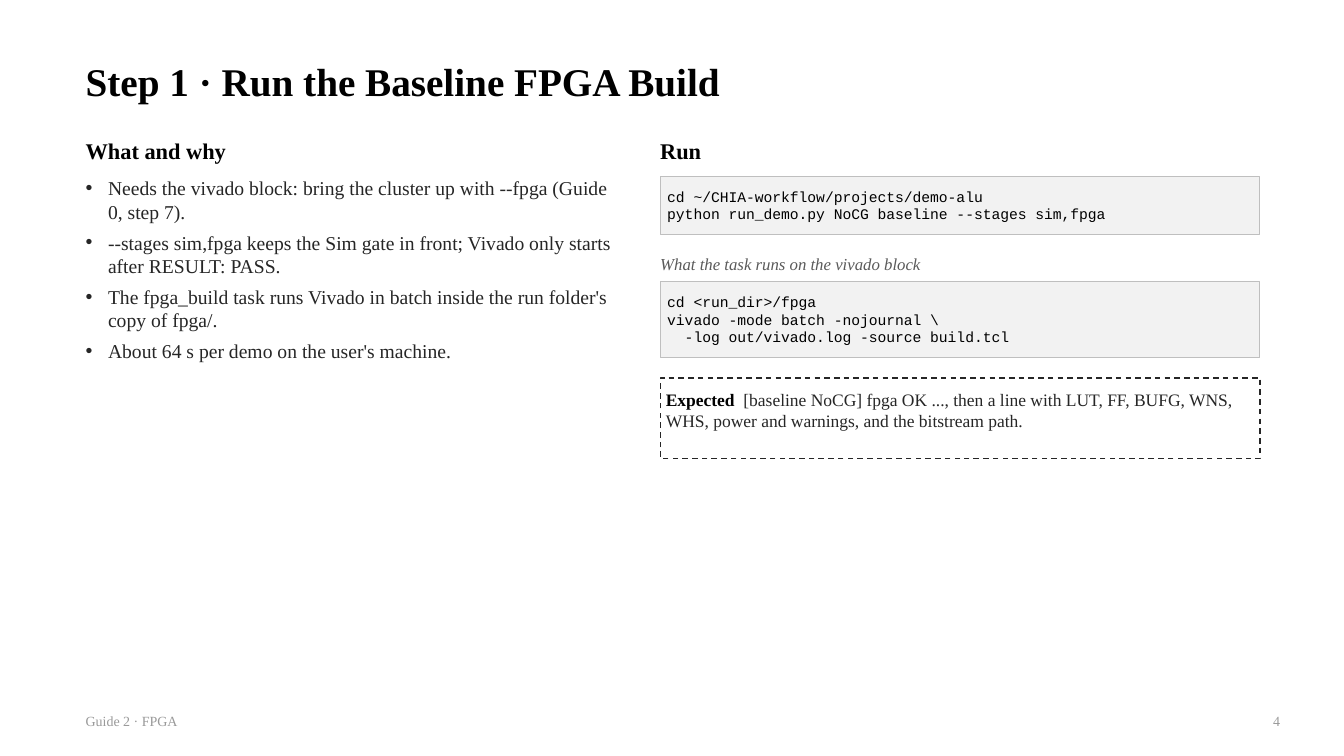
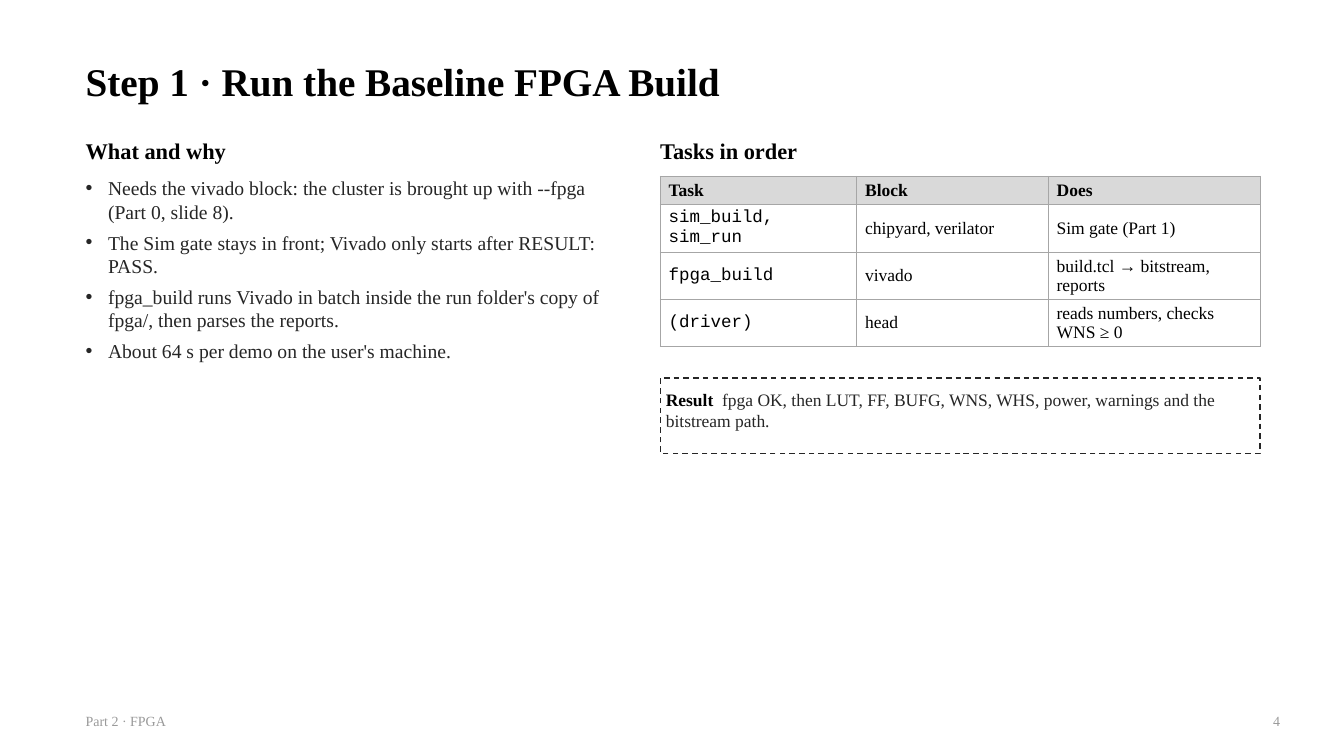
Before and after one commit to chipchip-tech/CHIA-workflow, a slide deck: slide 4 of projects/demo-alu/report/guides/2_FPGA.pptx. Drawn at 1344x756 pixels with LibreOffice and Linux fonts; fonts in the diff are those of the drawing. Boxes give left, top, right and bottom in pixels: in the first picture for what was removed or moved away, otherwise in the second. Text is boxed around its words. In the diff, an @@ line names an element or a change of style, - is before the commit and + after.

```diff
--- a/projects/demo-alu/report/guides/2_FPGA.pptx
+++ b/projects/demo-alu/report/guides/2_FPGA.pptx
@@ text at [660,143,797,160]: text changed @@
-Run
+Tasks in order
@@ rectangle removed at [660,176,1260,235] @@
-cd ~/CHIA-workflow/projects/demo-alu
-python run_demo.py NoCG baseline --stages sim,fpga
@@ table added at [660,176,1260,342], 4 rows, 3 columns @@
+Task | Block | Does
+sim_build, sim_run | chipyard, verilator | Sim gate (Part 1)
+fpga_build | vivado | build.tcl → bitstream, reports
+(driver) | head | reads numbers, checks WNS ≥ 0
@@ text at [108,181,599,332]: text changed @@
-• Needs the vivado block: bring the cluster up with --fpga (Guide 0, step 7).
-• --stages sim,fpga keeps the Sim gate in front; Vivado only starts after RESULT: PASS.
-• The fpga_build task runs Vivado in batch inside the run folder's copy of fpga/.
+• Needs the vivado block: the cluster is brought up with --fpga (Part 0, slide 8).
+• The Sim gate stays in front; Vivado only starts after RESULT: PASS.
+• fpga_build runs Vivado in batch inside the run folder's copy of fpga/, then parses the reports.
@@ text removed at [660,258,920,270] @@
-What the task runs on the vivado block
@@ rectangle removed at [660,282,1260,358] @@
-cd <run_dir>/fpga
-vivado -mode batch -nojournal \
--log out/vivado.log -source build.tcl
@@ rectangle "Result fpga OK, then LUT, ...": place and size @@
-rectangle "Result fpga OK, then LUT, ..." at [660,378,1260,459]
+rectangle "Result fpga OK, then LUT, ..." at [660,378,1260,454]
@@ text in rectangle at [666,393,1214,431]: text changed @@
-Expected [baseline NoCG] fpga OK ..., then a line with LUT, FF, BUFG, WNS, WHS, power and warnings, and the bitstream path.
+Result fpga OK, then LUT, FF, BUFG, WNS, WHS, power, warnings and the bitstream path.
@@ text at [86,717,166,726]: text changed @@
-Guide 2 · FPGA
+Part 2 · FPGA
```
Also in this commit, not shown: 8 other slides changed, 4 other files.
